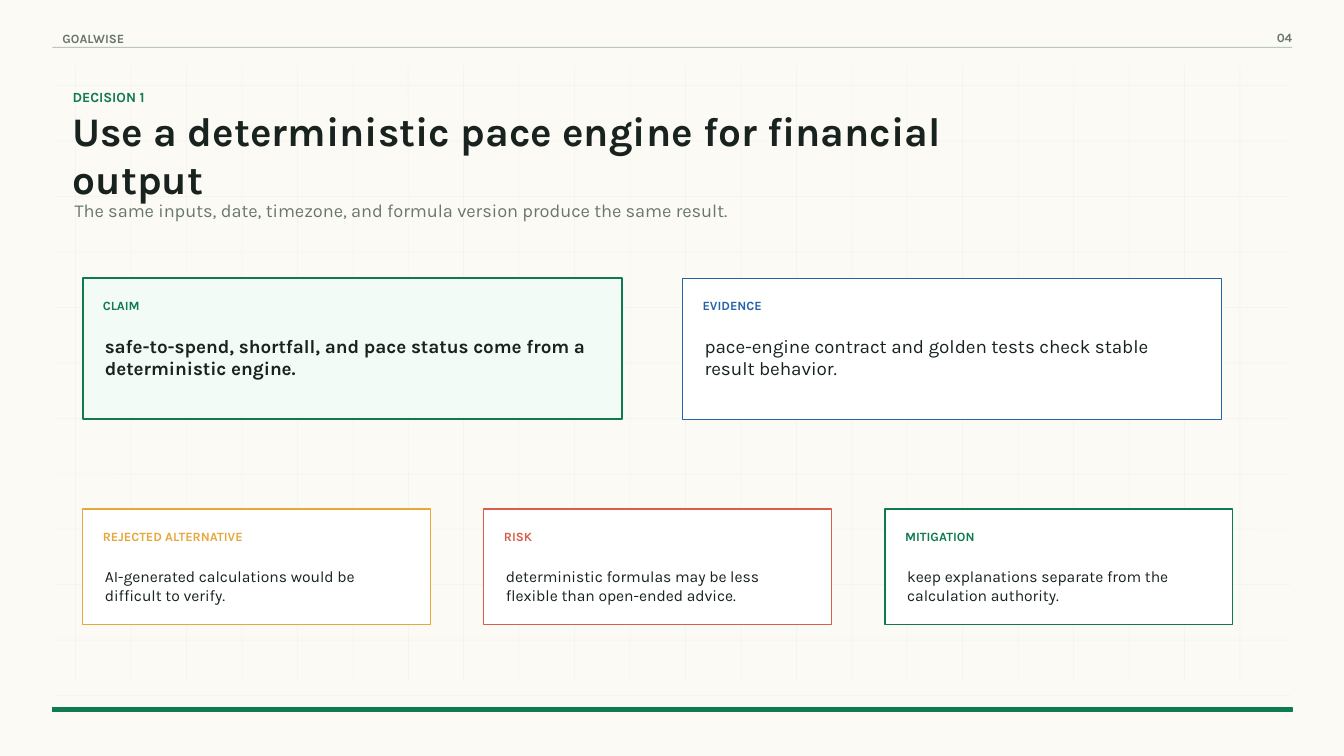
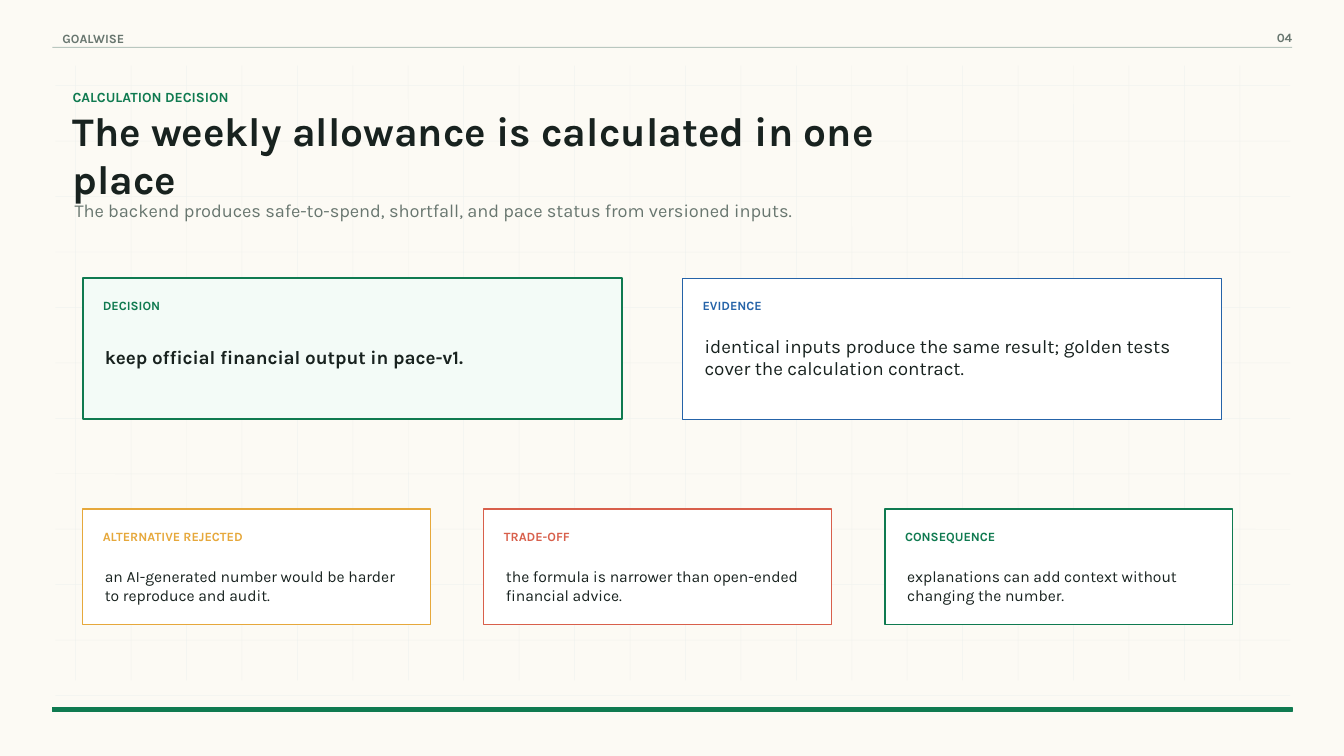
Before and after one commit to NatiSeifu/goal-wise, a slide deck: slide 4 of docs/final-demo-deck/dist/goalwise-final-demo-high-end-v2.pptx. Drawn at 1344x756 pixels with LibreOffice and Linux fonts; fonts in the diff are those of the drawing. Boxes give left, top, right and bottom in pixels: in the first picture for what was removed or moved away, otherwise in the second. Text is boxed around its words. In the diff, an @@ line names an element or a change of style, - is before the commit and + after.

```diff
--- a/docs/final-demo-deck/dist/goalwise-final-demo-high-end-v2.pptx
+++ b/docs/final-demo-deck/dist/goalwise-final-demo-high-end-v2.pptx
@@ text at [73,92,229,102]: text changed @@
-DECISION 1
+CALCULATION DECISION
@@ text at [73,117,874,205]: text changed @@
-Use a deterministic pace engine for financial output
+The weekly allowance is calculated in one place
@@ text at [75,201,792,222]: text changed @@
-The same inputs, date, timezone, and formula version produce the same result.
+The backend produces safe-to-spend, shortfall, and pace status from versioned inputs.
@@ text at [103,301,160,310]: text changed @@
-CLAIM
+DECISION
@@ text at [105,350,463,369]: text changed @@
-safe-to-spend, shortfall, and pace status come from a deterministic engine.
+keep official financial output in pace-v1.
@@ text at [705,340,1171,376]: text changed @@
-pace-engine contract and golden tests check stable result behavior.
+identical inputs produce the same result; golden tests cover the calculation contract.
@@ text at [103,532,242,541]: text changed @@
-REJECTED ALTERNATIVE
+ALTERNATIVE REJECTED
@@ text at [504,532,570,541]: text changed @@
-RISK
+TRADE-OFF
@@ text at [905,532,995,544]: text changed @@
-MITIGATION
+CONSEQUENCE
@@ text at [105,571,395,605]: text changed @@
-AI-generated calculations would be difficult to verify.
+an AI-generated number would be harder to reproduce and audit.
@@ text at [506,571,798,601]: text changed @@
-deterministic formulas may be less flexible than open-ended advice.
+the formula is narrower than open-ended financial advice.
@@ text at [907,571,1177,605]: text changed @@
-keep explanations separate from the calculation authority.
+explanations can add context without changing the number.
```
Also in this commit, not shown: 8 other slides changed, 4 other files.
